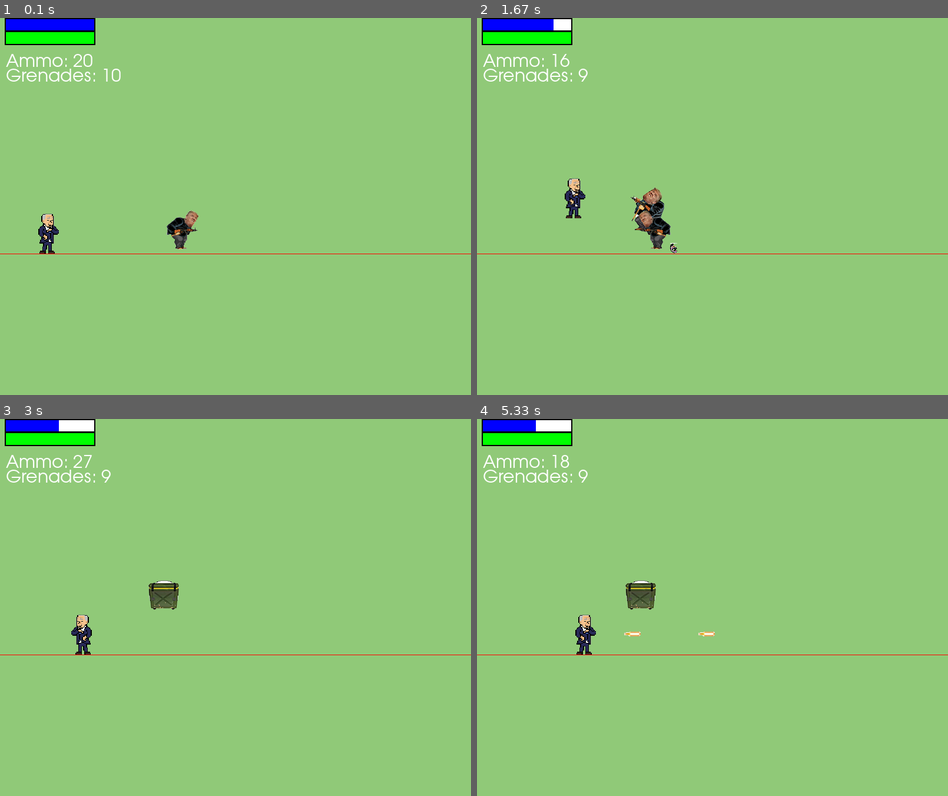
Above: before the commit, frames 1-4 (two rows, left to right).
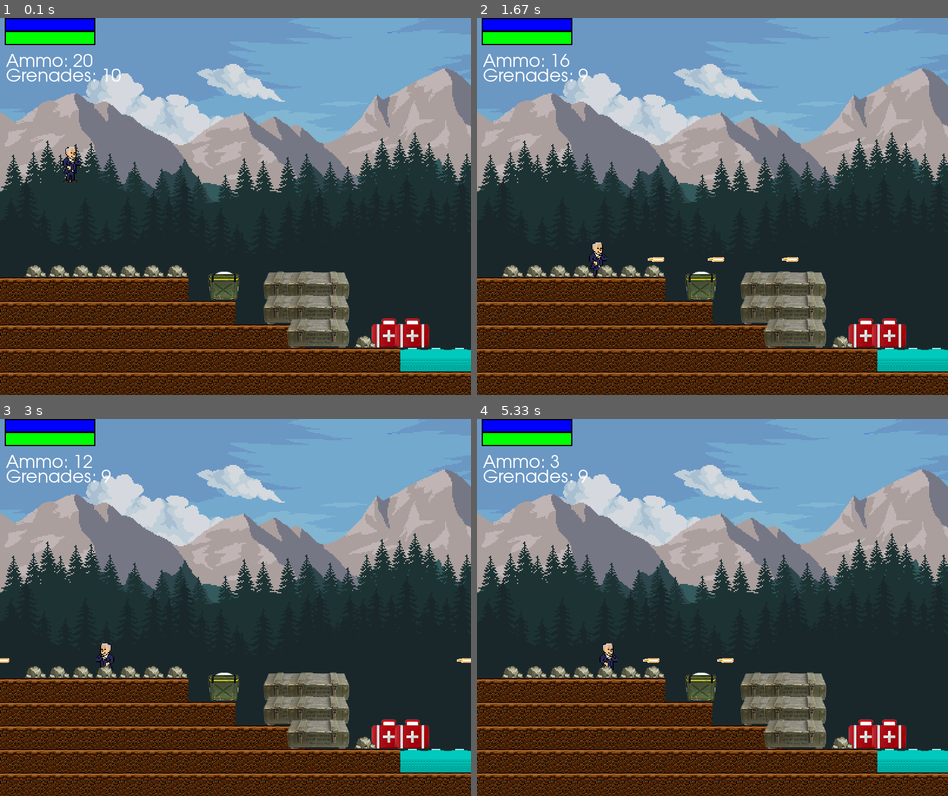
Above: after the commit, the same moments.

Repository: DonovanMMM/PyGame
Game: pygame game, started from main.py
Two runs of this game, one before a commit and one after it. Both use one fixed random seed, a clock stepped at 60 frames per second and the inputs below.
Inputs:
- Up to frame 1 (0.1 s): no input
- Up to frame 2 (1.67 s): tap Space at 0.33, 1.07, 1.37, 1.57 s; tap Q at 0.67 s; hold D 1-1.47 s; hold W from 1.5 s (still down)
- Up to frame 3 (3 s): release W at 1.8 s; hold D 1.83-2.3 s; tap Space at 1.9, 2.2, 2.4, 2.7, 2.97 s; hold A 2.33-2.87 s; hold A from 2.9 s (still down)
- Up to frame 4 (5.33 s): tap Space at 3.27, 3.4, 3.8, 4.1, 4.47, 4.77, 4.97, 5.27 s; release A at 3.3 s; hold W 3.33-3.7 s; hold D 3.73-4.37 s; hold A 4.4-4.87 s; hold D from 4.9 s (still down)

The runs differ from the first frame. In frame 1, 98% of the frame differs, in the area x 0-100%, y 0-100%; in frame 2, 98%; in frame 3, 99%; in frame 4, 99%.

Commit message:
tutorial 11

Diff:
--- a/level0_data.csv
+++ b/level0_data.csv
@@ -4,13 +4,13 @@
 -1,-1,-1,-1,-1,-1,-1,-1,-1,-1,-1,-1,-1,-1,-1,-1,-1,-1,-1,-1,-1,-1,-1,-1,-1,-1,-1,-1,-1,-1,-1,-1,-1,-1,-1,-1,-1,-1,-1,-1 …(330 unchanged characters)…
 -1,-1,-1,-1,-1,-1,-1,-1,-1,-1,-1,-1,-1,-1,-1,-1,-1,-1,-1,-1,-1,-1,-1,-1,-1,-1,-1,-1,-1,-1,-1,-1,-1,-1,-1,-1,-1,-1,-1,-1 …(330 unchanged characters)…
 -1,-1,-1,-1,-1,-1,-1,-1,-1,-1,-1,-1,-1,-1,-1,-1,-1,-1,-1,-1,-1,-1,-1,-1,-1,-1,-1,-1,-1,-1,-1,-1,-1,-1,-1,-1,-1,-1,-1,-1 …(330 unchanged characters)…
+-1,-1,-1,15,-1,-1,-1,-1,-1,-1,-1,-1,-1,-1,-1,-1,-1,-1,-1,-1,-1,-1,-1,-1,-1,-1,-1,-1,-1,-1,-1,-1,-1,-1,-1,-1,-1,-1,-1,-1,-1,-1,-1,-1,-1,-1,-1,-1,-1,-1,-1,-1,-1,-1,-1,-1,-1,-1,-1,-1,-1,-1,-1,-1,-1,-1,-1,-1,-1,-1,-1,-1,-1,-1,-1,-1,-1,-1,-1,-1,-1,-1,-1,-1,-1,-1,-1,-1,-1,-1,-1,-1,-1,-1,-1,-1,-1,-1,-1,-1,-1,-1,-1,-1,-1,-1,-1,-1,-1,-1,-1,-1,-1,-1,-1,-1,-1,-1,-1,-1,-1,-1,-1,-1,-1,-1,-1,-1,-1,-1,-1,-1,-1,-1,-1,-1,-1,-1,-1,-1,-1,-1,-1,-1,-1,-1,-1,-1,-1,-1
 -1,-1,-1,-1,-1,-1,-1,-1,-1,-1,-1,-1,-1,-1,-1,-1,-1,-1,-1,-1,-1,-1,-1,-1,-1,-1,-1,-1,-1,-1,-1,-1,-1,-1,-1,-1,-1,-1,-1,-1 …(330 unchanged characters)…
 -1,-1,-1,-1,-1,-1,-1,-1,-1,-1,-1,-1,-1,-1,-1,-1,-1,-1,-1,-1,-1,-1,-1,-1,-1,-1,-1,-1,-1,-1,-1,-1,-1,-1,-1,-1,-1,-1,-1,-1 …(330 unchanged characters)…
 -1,-1,-1,-1,-1,-1,-1,-1,-1,-1,-1,-1,-1,-1,-1,-1,-1,-1,-1,-1,-1,-1,-1,-1,-1,-1,-1,-1,-1,-1,-1,-1,-1,-1,-1,-1,-1,-1,-1,-1 …(330 unchanged characters)…
--1,-1,-1,-1,-1,-1,-1,-1,-1,-1,-1,-1,-1,-1,-1,-1,-1,-1,-1,-1,-1, …(386 unchanged characters)…
--1,-1,-1,-1,-1,-1,0,0,0,0,0,-1,-1,-1,-1,-1,-1,-1,-1,-1,-1,-1,-1,-1,-1,-1,-1, …(368 unchanged characters)…
--1,-1,-1,-1,-1,-1,0,0,0,0,0,-1,-1,-1,-1,-1,-1,-1,-1,-1,-1,-1,-1,-1,-1,-1,-1, …(368 unchanged characters)…
--1,-1,-1,-1,-1,-1,0,0,0,0,0,-1,-1,-1,-1,-1,-1,-1,-1,-1,-1,-1,-1,-1,-1,-1,-1,-1,-1,-1,-1, …(356 unchanged characters)…
--1,-1,-1,-1,-1,-1,0,0,0,0,0,-1,-1,-1,-1,-1,-1,-1,-1,-1,-1,-1,-1,-1,-1,-1,-1,-1,-1,-1,-1,-1,-1,-1,-1,-1,-1,-1,-1,-1,-1,-1,-1,-1,-1,-1,-1,-1,-1, …(302 unchanged characters)…
--1,-1,15,-1,-1,-1,0,0,0,0,0,-1,-1,-1,16,-1,-1,16,-1,-1,-1,-1,-1,-1,-1,-1,-1,-1,-1,-1,-1,-1,-1,-1,-1,-1,-1,-1,-1,-1,-1,-1,-1,-1,-1,-1,-1,-1,-1,-1,-1,-1,-1,-1,-1,-1,-1,-1,-1,-1,-1,-1,-1,-1,-1,-1,-1,-1,-1,-1,-1,-1,-1,-1,-1,-1,-1,-1,-1,-1,-1,-1,-1,-1,-1,-1,-1,-1,-1,-1,-1,-1,-1,-1,-1,-1,-1,-1,-1,-1,-1,-1,-1,-1,-1,-1,-1,-1,-1,-1,-1,-1,-1,-1,-1,-1,-1,-1,-1,-1,-1,-1,-1,-1,-1,-1,-1,-1,-1,-1,-1,-1,-1,-1,-1,-1,-1,-1,-1,-1,-1,-1,-1,-1,-1,-1,-1,-1,-1,-1
-0,0,0,0,0,0,0,0,0,0,0,0,0,0,0,0,0,0,0,0,0,0,0,0,0,0,0,0,0,0,0,0,0,0,0,0,0,0,0,0,0,0,0,0,0,0,0,0,0,0,0,0,0,0,0,0,0,0,0,0,0,0,0,0,0,0,0,0,0,0,0,0,0,0,0,0,0,0,0,0,0,0,0,0,0,0,0,0,0,0,0,0,0,0,0,0,0,0,0,0,0,0,0,0,0,0,0,0,0,0,0,0,0,0,0,0,0,0,0,0,0,0,0,0,0,0,0,0,0,0,0,0,0,0,0,0,0,0,0,0,0,0,0,0,0,0,-1,0,0,0
+-1,13,13,13,13,13,13,13,-1,-1,-1,-1,-1,-1,-1,-1,-1,-1,-1,-1,-1, …(386 unchanged characters)…
+0,0,0,0,0,0,0,0,-1,17,-1,-1,18,18,-1,-1,-1,-1,-1,-1,-1,-1,-1,-1,-1,-1,-1, …(368 unchanged characters)…
+0,0,0,0,0,0,0,0,0,0,-1,-1,18,18,-1,-1,-1,-1,-1,-1,-1,-1,-1,-1,-1,-1,-1, …(368 unchanged characters)…
+0,0,0,0,0,0,0,0,0,0,0,0,0,18,-1,13,19,19,-1,-1,-1,-1,-1,-1,-1,-1,-1,-1,-1,-1,-1, …(356 unchanged characters)…
+0,0,0,0,0,0,0,0,0,0,0,0,0,0,0,0,0,9,9,9,9,9,9,9,9,9,9,9,9,9,9,9,9,9,9,9,-1,-1,-1,-1,-1,-1,-1,-1,-1,-1,-1,-1,-1, …(302 unchanged characters)…
+0,0,0,0,0,0,0,0,0,0,0,0,0,0,0,0,0,0,0,0,0,0,0,0,0,0,0,0,0,0,0,0,0,0,0,0,0,0,0,0,0,0,0,0,0,0,0,0,0,0,0,0,0,0,0,0,0,0,0,0,0,0,0,0,0,0,0,0,0,0,0,0,0,0,0,0,0,0,0,0,0,0,0,0,0,0,0,0,0,0,0,0,0,0,0,0,0,0,0,0,0,0,0,0,0,0,0,0,0,0,0,0,0,0,0,0,0,0,0,0,0,0,0,0,0,0,0,0,0,0,0,0,0,0,0,0,0,0,0,0,0,0,0,0,0,0,0,0,0,0
--- a/main.py
+++ b/main.py
@@ -22,11 +22,14 @@
 FPS = 60
 
 GRAVITY = .75
+SCROLL_THRESHOLD = 200
 ROWS = 16
 COLUMNS = 150
 TILE_SIZE = SCREEN_HEIGHT // ROWS
 TILE_TYPES = 21
 
+screen_scroll = 0
+bg_scroll = 0
 level = 0
 
 moving_left = False
@@ -34,6 +37,11 @@
 shoot = False
 grenade = False
 grenade_thrown = False
+
+pine1_img = pygame.image.load("images/background/pine1.png").convert_alpha()
+pine2_img = pygame.image.load("images/background/pine2.png").convert_alpha()
+sky1_img = pygame.image.load("images/background/sky1.png").convert_alpha()
+mountain1_img = pygame.image.load("images/background/mountain1.png").convert_alpha()
 
 image_list = []
 for x in range(TILE_TYPES):
@@ -69,7 +77,12 @@
 
 def draw_bg():
     screen.fill(BG)
-    pygame.draw.line(screen, RED, (0, 400), (SCREEN_WIDTH, 400))
+    width = sky1_img.get_width()
+    for x in range(5):
+        screen.blit(sky1_img, ((x * width) - bg_scroll * .5, 0))
+        screen.blit(mountain1_img, ((x * width) - bg_scroll * .6, SCREEN_HEIGHT - mountain1_img.get_height() - 300))
+        screen.blit(pine1_img, ((x * width) - bg_scroll * .7, SCREEN_HEIGHT - pine1_img.get_height() - 150))
+        screen.blit(pine2_img, ((x * width) - bg_scroll * .8, SCREEN_HEIGHT - pine2_img.get_height()))
 
 
 class Soldier(pygame.sprite.Sprite):
@@ -119,6 +132,8 @@
         self.image = self.animation_list[self.action][self.frame_index]
         self.rect = self.image.get_rect()
         self.rect.center = (x, y)
+        self.width = self.image.get_width()
+        self.height = self.image.get_height()
 
     def update(self):
         self.update_animation()
@@ -127,6 +142,7 @@
         return self.check_alive()
 
     def move(self, moving_left, moving_right):
+        screen_scroll1 = 0
         dx = 0
         dy = 0
 
@@ -149,12 +165,34 @@
             self.velocity_y = 10
         dy += self.velocity_y
 
-        if self.rect.bottom + dy > 400:
-            dy = 400 - self.rect.bottom
-            self.in_air = False
+        for tile in world.obstacle_list:
+            if tile[1].colliderect(self.rect.x + dx, self.rect.y, self.width, self.height):
+                dx = 0
+                if self.character_type == "/donald":
+                    self.direction *= -1
+                    self.move_counter = 0
+
+            if tile[1].colliderect(self.rect.x, self.rect.y + dy, self.width, self.height):
+                if self.velocity_y < 0:
+                    self.velocity_y = 0
+                    dy = tile[1].bottom - self.rect.top
+                elif self.velocity_y >= 0:
+                    self.velocity_y = 0
+                    dy = tile[1].top - self.rect.bottom
+
+        if self.character_type == "/joe":
+            if self.rect.left + dx < 0 or self.rect.right + dx > SCREEN_WIDTH:
+                dx = 0
 
         self.rect.x += dx
         self.rect.y += dy
+
+        if self.character_type == "/joe":
+            if (self.rect.right > SCREEN_WIDTH - SCROLL_THRESHOLD and bg_scroll < (world.level_length * TILE_SIZE) - SCREEN_WIDTH)\
+                    or (self.rect.left < SCROLL_THRESHOLD and bg_scroll > abs(dx)):
+                self.rect.x -= dx
+                screen_scroll1 = -dx
+        return screen_scroll1
 
     def shoot(self):
         if self.shoot_cooldown == 0 and self.ammo > 0:
@@ -184,11 +222,11 @@
 
     def ai(self):
         if self.alive and player.alive:
-            if self.idling == False and random.randint(1, 200) == 1:
+            if self.idling is False and random.randint(1, 200) == 1:
                 self.update_action(0)  # 0 : Idle
                 self.idling = True
                 self.idling_counter = 75
-            if self.idling == False and random.randint(1, 200) == 1:
+            if self.idling is False and random.randint(1, 200) == 1:
                 self.jump = True
                 self.update_action(2)
 
@@ -214,6 +252,7 @@
                     self.idling_counter -= 1
                     if self.idling_counter <= 0:
                         self.idling = False
+        self.rect.x += screen_scroll
 
     def update_animation(self):
         animation_cooldown = 120
@@ -252,6 +291,7 @@
         self.obstacle_list = []
 
     def process_data(self, data):
+        self.level_length = len(data[0])
         for y, row in enumerate(data):
             for x, tile in enumerate(row):
                 if tile >= 0:
@@ -263,15 +303,17 @@
                     if 0 <= tile <= 8:
                         self.obstacle_list.append(tile_data)
                     elif 9 <= tile <= 10:
-                        pass
+                        water = Water(image, x * TILE_SIZE, y * TILE_SIZE)
+                        water_group.add(water)
                     elif 11 <= tile <= 14:
-                        pass
+                        decoration = Decoration(image, x * TILE_SIZE, y * TILE_SIZE)
+                        decoration_group.add(decoration)
                     elif tile == 15:
-                        player = Soldier("/joe", int(x * TILE_SIZE), int(y * TILE_SIZE), .175, 3, 20, 10, 10, 100, 50)
+                        player = Soldier("/joe", int(x * TILE_SIZE), int(y * TILE_SIZE), .155, 6, 20, 10, 10, 100, 50)
                         health_bar = HealthBar(10, 10, player.health, player.health)
                         shield_bar = ShieldBar(10, 10, player.shield, player.max_shield)
                     elif tile == 16:
-                        enemy = Soldier("/donald", 300, 350, .2, 2, 200, 20, 0, 100, 0)
+                        enemy = Soldier("/donald", int(x * TILE_SIZE), int(y * TILE_SIZE), .2, 2, 200, 20, 0, 100, 0)
                         enemy_group.add(enemy)
                     elif tile == 17:
                         item_box = ItemBox("Ammo", int(x * TILE_SIZE), int(y * TILE_SIZE))
@@ -283,8 +325,45 @@
                         item_box = ItemBox("Health", int(x * TILE_SIZE), int(y * TILE_SIZE))
                         item_box_group.add(item_box)
                     elif tile == 20:
-                        pass
+                        exit = Exit(image, x * TILE_SIZE, y * TILE_SIZE)
+                        exit_group.add(exit)
         return player, health_bar, shield_bar
+
+    def draw(self):
+        for tile in self.obstacle_list:
+            tile[1][0] += screen_scroll
+            screen.blit(tile[0], tile[1])
+
+
+class Decoration(pygame.sprite.Sprite):
+    def __init__(self, img, x, y):
+        pygame.sprite.Sprite.__init__(self)
+        self.image = img
+        self.rect = self.image.get_rect()
+        self.rect.midtop = (x + TILE_SIZE // 2, y + (TILE_SIZE - self.image.get_height()))
+
+    def update(self):
+        self.rect.x += screen_scroll
+
+
+class Water(pygame.sprite.Sprite):
+    def __init__(self, img, x, y):
+        pygame.sprite.Sprite.__init__(self)
+        self.image = img
+        self.rect = self.image.get_rect()
+        self.rect.midtop = (x + TILE_SIZE // 2, y + (TILE_SIZE - self.image.get_height()))
+    def update(self):
+        self.rect.x += screen_scroll
+
+
+class Exit(pygame.sprite.Sprite):
+    def __init__(self, img, x, y):
+        pygame.sprite.Sprite.__init__(self)
+        self.image = img
+        self.rect = self.image.get_rect()
+        self.rect.midtop = (x + TILE_SIZE // 2, y + (TILE_SIZE - self.image.get_height()))
+    def update(self):
+        self.rect.x += screen_scroll
 
 
 class ItemBox(pygame.sprite.Sprite):
@@ -296,6 +375,7 @@
         self.rect.midtop = (x + (TILE_SIZE // 2), y + (TILE_SIZE - self.image.get_height()))
 
     def update(self):
+        self.rect.x += screen_scroll
         if pygame.sprite.collide_rect(self, player):
             if self.item_type == "Health":
                 player.health += 25
@@ -352,10 +432,14 @@
         self.direction = direction
 
     def update(self):
-        self.rect.x += (self.direction * self.speed)
+        self.rect.x += (self.direction * self.speed) + screen_scroll
 
         if self.rect.right < 0 or self.rect.left > SCREEN_WIDTH:
             self.kill()
+
+        for tile in world.obstacle_list:
+            if tile[1].colliderect(self.rect):
+                self.kill()
 
         if pygame.sprite.spritecollide(player, bullet_group, False):
             if player.alive:
@@ -389,6 +473,8 @@
         self.image = grenade_img
         self.rect = self.image.get_rect()
         self.rect.center = (x, y)
+        self.width = self.image.get_width()
+        self.height = self.image.get_height()
         self.direction = direction
 
     def update(self):
@@ -396,15 +482,22 @@
         dx = self.direction * self.speed
         dy = self.vel_y
 
-        if self.rect.bottom + dy > 400:
-            dy = 400 - self.rect.bottom
-            self.speed = 0
-
-        if self.rect.left + dx < 0 or self.rect.right + dx > SCREEN_WIDTH:
-            self.direction *= -1
-            dx = self.direction * self.speed
-
-        self.rect.x += dx
+        for tile in world.obstacle_list:
+            if tile[1].colliderect(self.rect.x + dx, self.rect.y, self.width, self.height):
+                self.direction *= -1
+                dx = self.direction * self.speed
+            if tile[1].colliderect(self.rect.x + dx, self.rect.y, self.width, self.height):
+                dx = 0
+            if tile[1].colliderect(self.rect.x, self.rect.y + dy, self.width, self.height):
+                self.speed = 0
+                if self.vel_y < 0:
+                    self.vel_y = 0
+                    dy = tile[1].bottom - self.rect.top
+                elif self.vel_y >= 0:
+                    self.vel_y = 0
+                    dy = tile[1].top - self.rect.bottom
+
+        self.rect.x += dx + screen_scroll
         self.rect.y += dy
 
         self.timer -= 1
@@ -449,6 +542,7 @@
         self.counter = 0
 
     def update(self):
+        self.rect.x += screen_scroll
         explosion_speed = 4
         self.counter += 1
 
@@ -466,7 +560,9 @@
 grenade_group = pygame.sprite.Group()
 explosion_group = pygame.sprite.Group()
 item_box_group = pygame.sprite.Group()
-
+decoration_group = pygame.sprite.Group()
+water_group = pygame.sprite.Group()
+exit_group = pygame.sprite.Group()
 
 world_data = []
 for row in range(ROWS):
@@ -484,6 +580,8 @@
     clock.tick(FPS)
     draw_bg()
 
+    world.draw()
+
     health_bar.draw(player.health)
     shield_bar.draw(player.shield)
 
@@ -504,10 +602,16 @@
     grenade_group.update()
     explosion_group.update()
     item_box_group.update()
+    decoration_group.update()
+    water_group.update()
+    exit_group.update()
     bullet_group.draw(screen)
     grenade_group.draw(screen)
     explosion_group.draw(screen)
     item_box_group.draw(screen)
+    decoration_group.draw(screen)
+    water_group.draw(screen)
+    exit_group.draw(screen)
 
     if player.alive:
         if shoot:
@@ -525,7 +629,8 @@
             player.update_action(1)
         else:
             player.update_action(0)
-        player.move(moving_left, moving_right)
+        screen_scroll = player.move(moving_left, moving_right)
+        bg_scroll -= screen_scroll
 
     for event in pygame.event.get():
         if event.type == pygame.QUIT:
